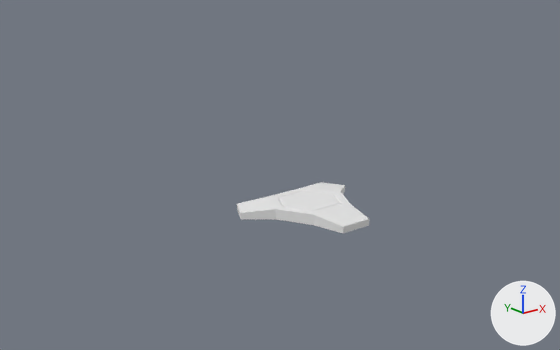
One commit to the Blender file Assets/Models/ProductionAssets.blend: the scene before it, then after it.
One viewpoint serves both versions: a 50 mm lens placed at (-36.1, -41.6, 20.0), pointed at (-1.7, 1.3, 2.8). The axes (+X, +Y, +Z) are drawn at lower right. The lights are the same throughout.

Names of what the first picture shows: 'Button'.
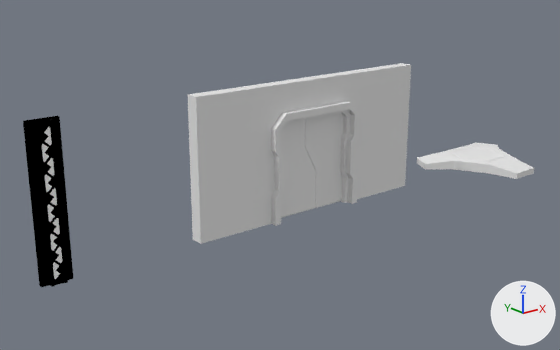
Commit message: Attempt to correct the fragmented ProductionAssets.blend

Patch to the scene script:
```diff
--- a/Assets/Models/ProductionAssets.blend.py
+++ b/Assets/Models/ProductionAssets.blend.py
@@ img_lightbar_000 @@
+img_lightbar_000 = load_image('LightBar.000', '../Materials/Textures/LightBarIllumination.png', 1024, 1024, 'sRGB')
@@ mat_lightbar_000 @@
+mat_lightbar_000 = diffuse_material('LightBar.000')
+mat_lightbar_000.texture = img_lightbar_000
@@ mat_material_001 @@
+mat_material_001 = diffuse_material('Material.001')
+mat_material_001.base_color = (0.8, 0.8, 0.8)  # white #e7e7e7
@@ me_lightbarmesh_001 @@
+me_lightbarmesh_001.from_pydata(...)  # 268 vertices, 203 faces; spans x -1.0..1.0, y -0.6..0.0, z 0.0..10.0
+me_lightbarmesh_001.materials.append(mat_lightbar_000)  # picture img_lightbar_000
@@ me_doorrightmesh @@
+me_doorrightmesh.from_pydata(...)  # 16 vertices, 14 faces; spans x 0.4..5.0, y -0.1..0.1, z 0.0..7.7
+me_doorrightmesh.materials.append(mat_material_001)  # white #e7e7e7
@@ me_doorleftmesh @@
+me_doorleftmesh.from_pydata(...)  # 16 vertices, 14 faces; spans x -5.0..-0.4, y -0.1..0.1, z 0.0..7.7
+me_doorleftmesh.materials.append(mat_material_001)  # white #e7e7e7
@@ me_doorframemesh @@
+me_doorframemesh.from_pydata(...)  # 96 vertices, 91 faces; spans x -10.0..0.0, y -1.0..1.0, z 0.0..10.0
+me_doorframemesh.materials.append(mat_material_001)  # white #e7e7e7
@@ ob_button @@
 ob_button = bpy.data.objects.new('Button', me_buttonmesh)
-ob_button.location = (0.0, 0.0, 0.0)
+ob_button.location = (20.0, 0.0, 0.0)
@@ ob_lightbar_001 @@
+ob_lightbar_001 = bpy.data.objects.new('LightBar.001', me_lightbarmesh_001)
+ob_lightbar_001.location = (-20.0, 0.0, 0.0)
@@ ob_doorright @@
+ob_doorright = bpy.data.objects.new('DoorRight', me_doorrightmesh)
+ob_doorright.location = (-1.0, 0.0, 0.0)
+_m = ob_doorright.modifiers.new('Bevel', 'BEVEL')
+_m.limit_method = 'NONE'
+_m.spread = 0.0
@@ ob_doorleft @@
+ob_doorleft = bpy.data.objects.new('DoorLeft', me_doorleftmesh)
+ob_doorleft.location = (1.0, 0.0, 0.0)
+_m = ob_doorleft.modifiers.new('Bevel', 'BEVEL')
+_m.limit_method = 'NONE'
+_m.spread = 0.0
@@ ob_doorframe @@
+ob_doorframe = bpy.data.objects.new('DoorFrame', me_doorframemesh)
+ob_doorframe.location = (0.0, 0.0, 0.0)
+_m = ob_doorframe.modifiers.new('Mirror', 'MIRROR')
```

Where the change shows, as pixel boxes (x1, y1, x2, y2) in the pictures (560 x 350 px):
'DoorFrame', added
    after: (188, 63, 411, 244)
'Button', moved
    before: (237, 182, 369, 234)
    after: (417, 143, 534, 179)
'LightBar.001', added (black)
    after: (23, 116, 73, 288)
'DoorRight', added
    after: (305, 113, 343, 208)
'DoorLeft', added
    after: (281, 120, 316, 218)
